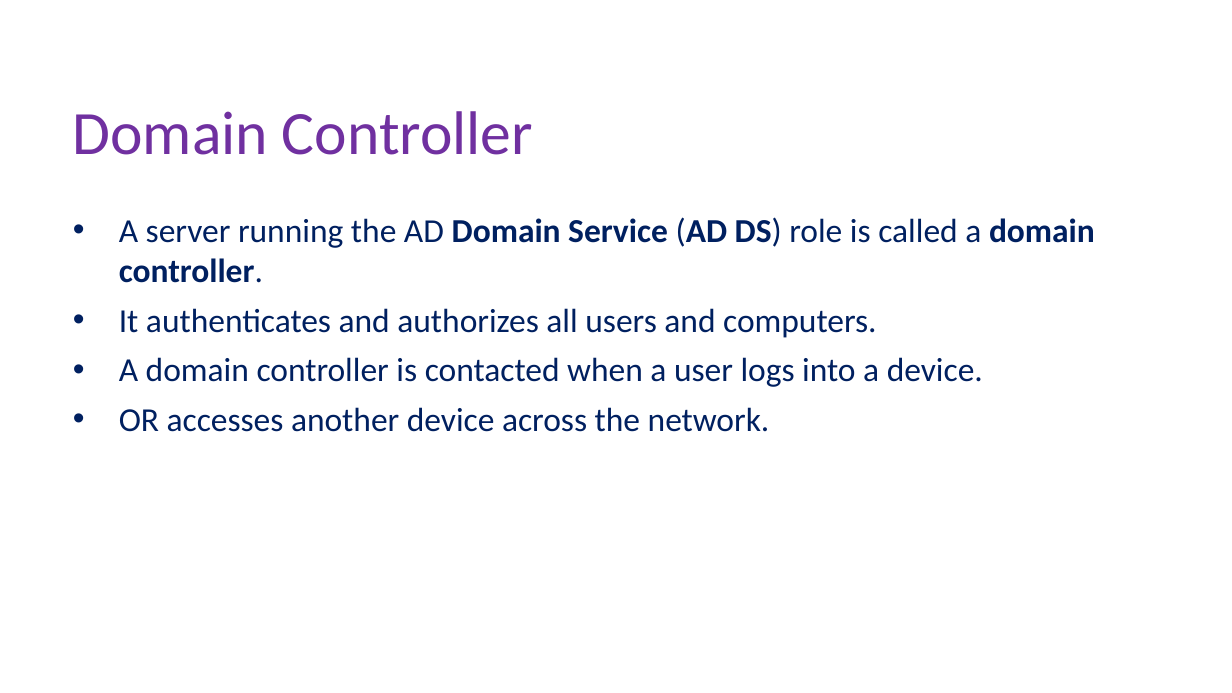
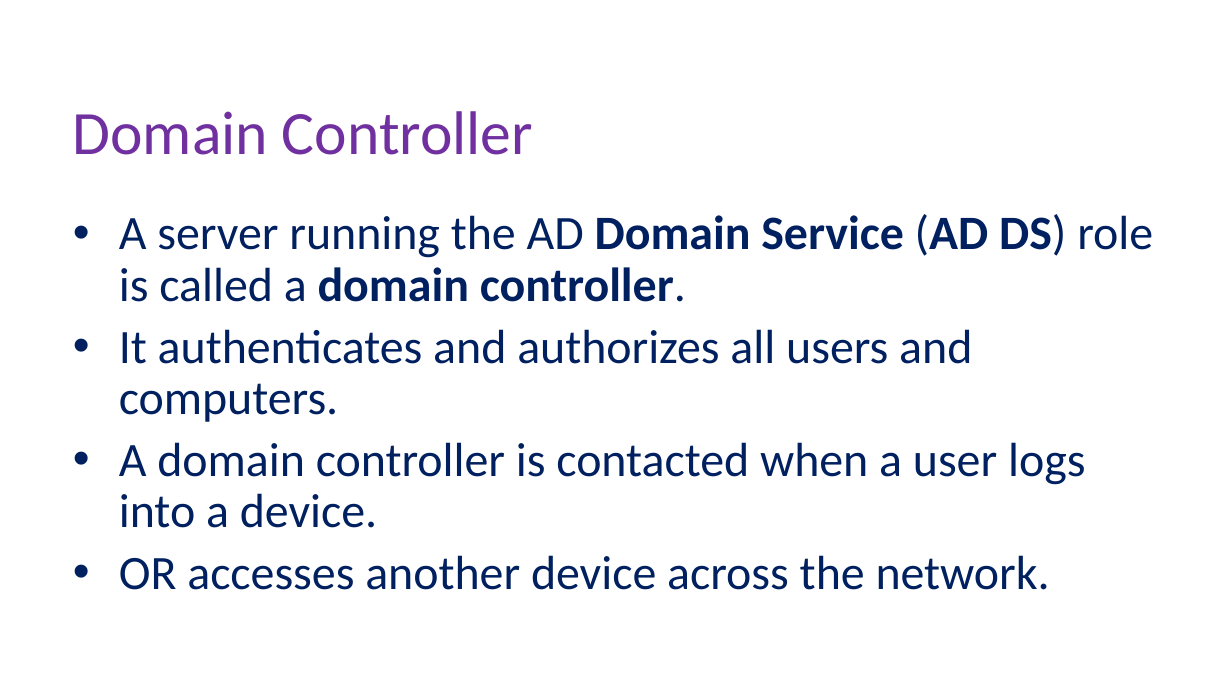
Before and after one commit to Hero-Team/active-drictory-installation-and-configuration-on-windows-server, a slide deck: slide 6 of active.pptx. Drawn at 1232x693 pixels with LibreOffice and Linux fonts; fonts in the diff are those of the drawing; background and template pictures are left out. Boxes give left, top, right and bottom in pixels: in the first picture for what was removed or moved away, otherwise in the second. Text is boxed around its words. In the diff, an @@ line names an element or a change of style, - is before the commit and + after.

```diff
--- a/active.pptx
+++ b/active.pptx
@@ text "A server running the AD ..." at <box>119,214,1153,590</box>: size 19.6 to 28 pt; line spacing 1 to 0.9 @@
```
Also in this commit, not shown: 1 slide added.
